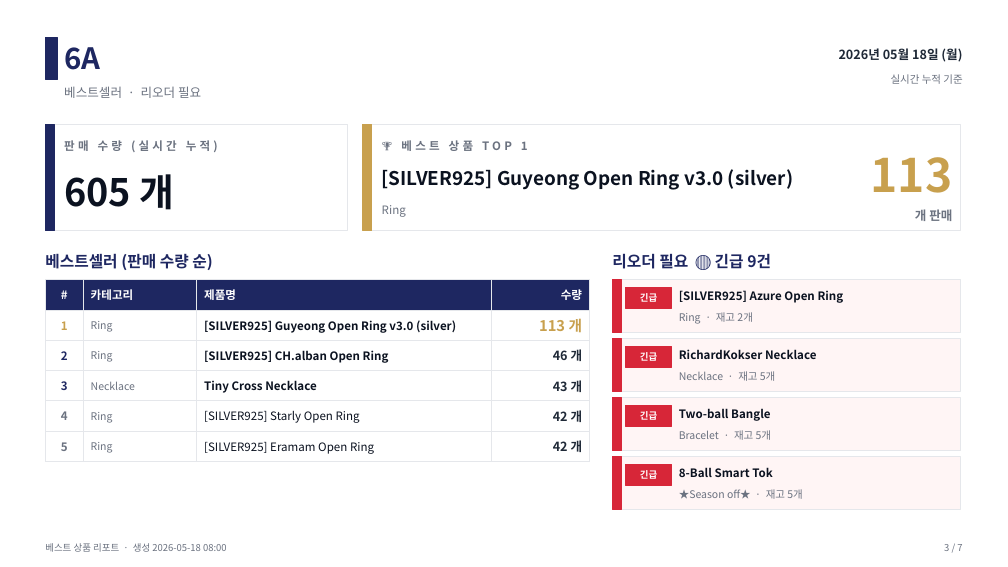
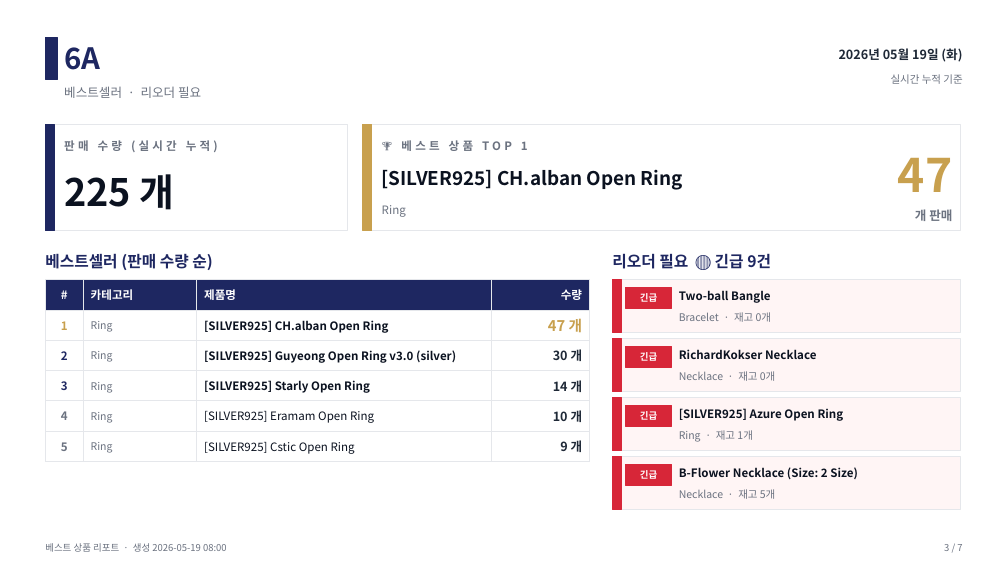
Before and after one commit to j65209/Brightbeed, a slide deck: slide 3 of data/sales-report.pptx. Drawn at 1008x567 pixels with LibreOffice and Linux fonts; fonts in the diff are those of the drawing. Boxes give left, top, right and bottom in pixels: in the first picture for what was removed or moved away, otherwise in the second. Text is boxed around its words. In the diff, an @@ line names an element or a change of style, - is before the commit and + after.

```diff
--- a/data/sales-report.pptx
+++ b/data/sales-report.pptx
@@ text at (839, 48, 962, 62): text changed @@
-2026년 05월 18일 (월)
+2026년 05월 19일 (화)
@@ text at (64, 174, 175, 210): text changed @@
-605 개
+225 개
@@ text at (382, 169, 683, 190): text changed @@
-[SILVER925] Guyeong Open Ring v3.0 (silver)
+[SILVER925] CH.alban Open Ring
@@ text at (898, 157, 953, 192): text changed @@
-113
+47
@@ table at (45, 280, 590, 458) @@
-row 2, column 3: [SILVER925] Guyeong Open Ring v3.0 (silver)
+row 2, column 3: [SILVER925] CH.alban Open Ring
-row 2, column 4: 113 개
+row 2, column 4: 47 개
-row 3, column 3: [SILVER925] CH.alban Open Ring
+row 3, column 3: [SILVER925] Guyeong Open Ring v3.0 (silver)
-row 3, column 4: 46 개
+row 3, column 4: 30 개
-row 4: 3 | Necklace | Tiny Cross Necklace | 43 개
+row 4: 3 | Ring | [SILVER925] Starly Open Ring | 14 개
-row 5, column 3: [SILVER925] Starly Open Ring
+row 5, column 3: [SILVER925] Eramam Open Ring
-row 5, column 4: 42 개
+row 5, column 4: 10 개
-row 6, column 3: [SILVER925] Eramam Open Ring
+row 6, column 3: [SILVER925] Cstic Open Ring
-row 6, column 4: 42 개
+row 6, column 4: 9 개
@@ text at (679, 290, 770, 303): text changed @@
-[SILVER925] Azure Open Ring
+Two-ball Bangle
@@ text at (679, 312, 771, 322): text changed @@
-Ring · 재고 2개
+Bracelet · 재고 0개
@@ text at (679, 408, 844, 421): text changed @@
-Two-ball Bangle
+[SILVER925] Azure Open Ring
@@ text at (679, 430, 752, 442): text changed @@
-Bracelet · 재고 5개
+Ring · 재고 1개
@@ text at (679, 467, 858, 479): text changed @@
-8-Ball Smart Tok
+B-Flower Necklace (Size: 2 Size)
@@ text at (679, 489, 775, 499): text changed @@
-★Season off★ · 재고 5개
+Necklace · 재고 5개
```
Also in this commit, not shown: 6 other slides changed.
